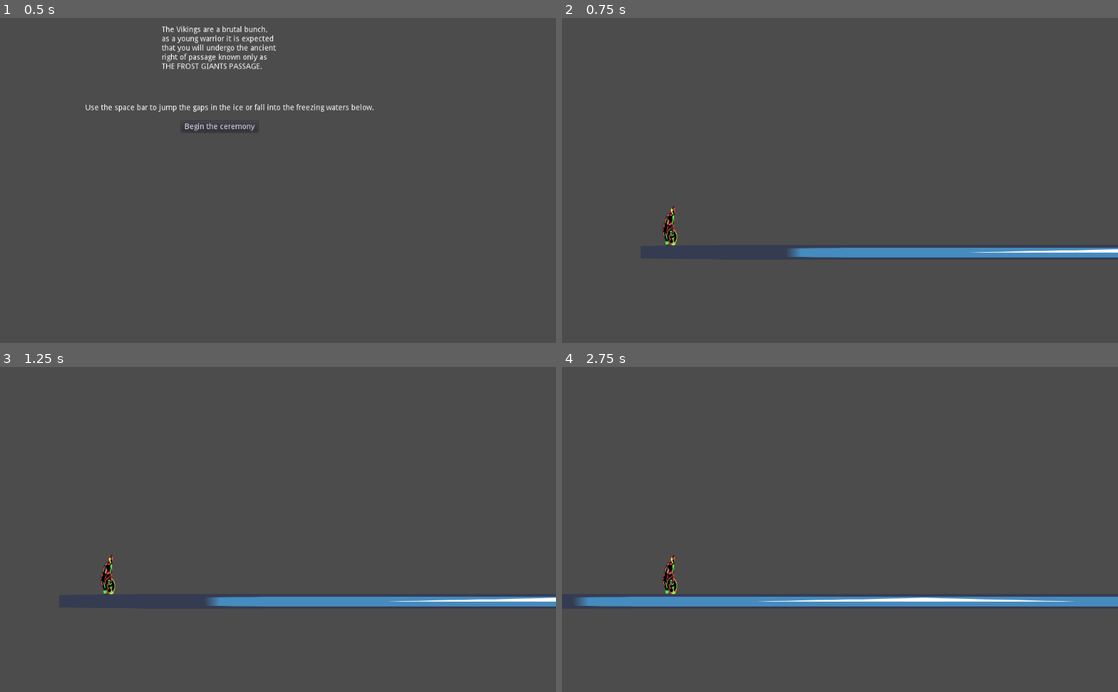
Above: before the commit, frames 1-4 (two rows, left to right).
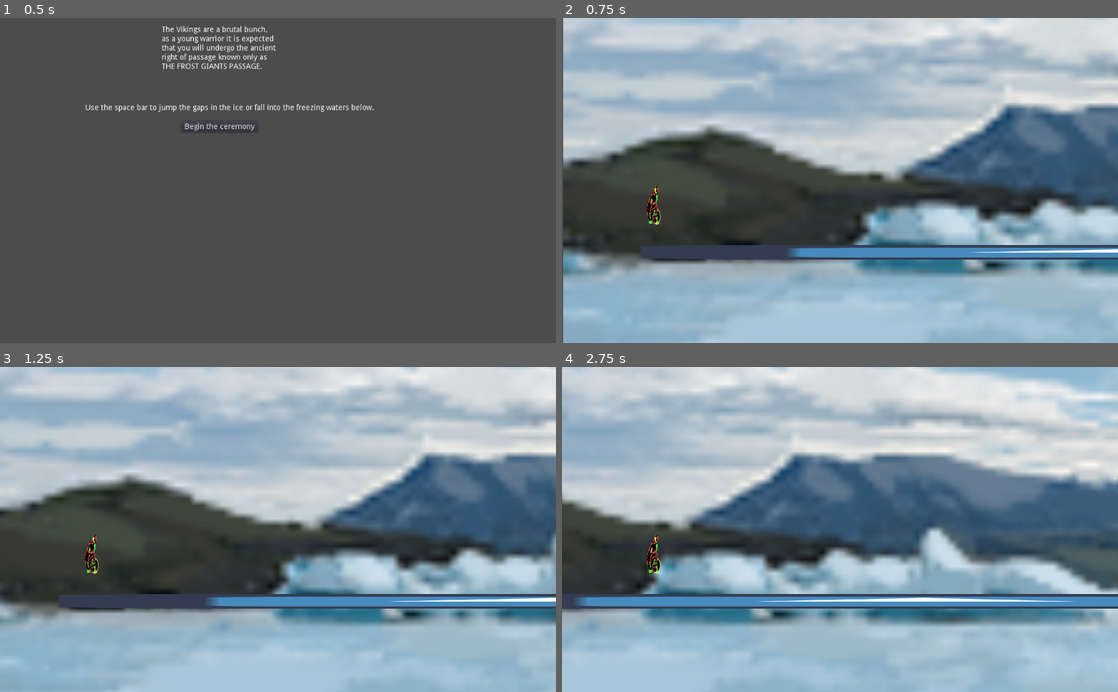
Above: after the commit, the same moments.

Repository: HillTopRhythm/PASSAGE-ECGJ
Game: Godot game, scene res://start screen.tscn
Same seed, same stepped clock (60 frames per second), same inputs: the game is played once before the commit and once after it. The engine's default icon, where the game draws it, is replaced by a stand-in: a white triangle on a blue panel in a dark square.
Inputs:
- Up to frame 1 (0.5 s): no input
- Up to frame 2 (0.75 s): click "Begin the ceremony" at 0.5 s
- Up to frame 3 (1.25 s): no input
- Up to frame 4 (2.75 s): tap Space (jump) at 1.52, 2.27 s

Frame 1 is identical in both runs. In frame 2, 89% of the frame differs, in the area x 0-100%, y 0-100%; in frame 3, 89%; in frame 4, 92%.

Commit message:
added background

Diff:
--- a/Passage/main scene.tscn
+++ b/Passage/main scene.tscn
@@ -1,9 +1,10 @@
-[gd_scene load_steps=16 format=2]
-
-[ext_resource path="res://player.gd" type="Script" id=1]
-[ext_resource path="res://CH_Viking_SS.png" type="Texture" id=2]
-[ext_resource path="res://icon.png" type="Texture" id=3]
-[ext_resource path="res://Area2D.gd" type="Script" id=4]
+[gd_scene load_steps=17 format=2]
+
+[ext_resource path="res://EN_BackGround.png" type="Texture" id=1]
+[ext_resource path="res://player.gd" type="Script" id=2]
+[ext_resource path="res://CH_Viking_SS.png" type="Texture" id=3]
+[ext_resource path="res://icon.png" type="Texture" id=4]
+[ext_resource path="res://Area2D.gd" type="Script" id=5]
 
 [sub_resource type="RectangleShape2D" id=1]
 extents = Vector2( 29.1588, 55.4017 )
@@ -37,6 +38,19 @@
 
 [sub_resource type="Animation" id=11]
 resource_name = "hang time"
+length = 0.3
+tracks/0/type = "value"
+tracks/0/path = NodePath("Sprite:frame")
+tracks/0/interp = 1
+tracks/0/loop_wrap = true
+tracks/0/imported = false
+tracks/0/enabled = true
+tracks/0/keys = {
+"times": PoolRealArray( 0 ),
+"transitions": PoolRealArray( 1 ),
+"update": 1,
+"values": [ 10 ]
+}
 
 [sub_resource type="Animation" id=4]
 resource_name = "run"
@@ -111,9 +125,17 @@
 
 [node name="main scene" type="Node2D"]
 
+[node name="EN_BackGround" type="TextureRect" parent="."]
+margin_left = -252.244
+margin_top = -341.318
+margin_right = -4.24397
+margin_bottom = -279.318
+rect_scale = Vector2( 18.7668, 18.7668 )
+texture = ExtResource( 1 )
+
 [node name="player" type="KinematicBody2D" parent="."]
 position = Vector2( 53.282, 325.603 )
-script = ExtResource( 1 )
+script = ExtResource( 2 )
 __meta__ = {
 "_edit_group_": true
 }
@@ -123,9 +145,9 @@
 shape = SubResource( 1 )
 
 [node name="Sprite" type="Sprite" parent="player"]
-position = Vector2( -14.7847, 15.3678 )
+position = Vector2( -60.2725, -41.7835 )
 scale = Vector2( 1, 1.74719 )
-texture = ExtResource( 2 )
+texture = ExtResource( 3 )
 vframes = 3
 hframes = 4
 frame = 10
@@ -573,8 +595,9 @@
 process_material = SubResource( 10 )
 
 [node name="kill box9" type="Area2D" parent="."]
+editor/display_folded = true
 position = Vector2( 25029.6, 625.725 )
-script = ExtResource( 4 )
+script = ExtResource( 5 )
 __meta__ = {
 "_edit_group_": true
 }
--- a/Passage/player.gd
+++ b/Passage/player.gd
@@ -10,15 +10,16 @@
 func _physics_process(delta):
 	velocity.y += gravity * delta
 	velocity.x += lerp(velocity.x, move_speed * delta, 1)
-	clamp(velocity.x, 0, 2000)
+	clamp(velocity.x, 0, 1000)
 	velocity = move_and_slide(velocity, movement)
 	if is_on_floor():
 		$AnimationPlayer.play("run")
-	else:
-		$AnimationPlayer.play("hang time")
-
 
 func _input(event):
 	if event.is_action_pressed("jump") && is_on_floor():
 		velocity.y = jump_power
 		$AnimationPlayer.play("Jump-anim")
+
+func is_falling():
+	$AnimationPlayer.play("hang time")
+	print("fook")
Binary file added: Passage/EN_BackGround.png
Not shown, added: Passage/EN_BackGround.png.import
Not shown: 19 places in Passage/main scene.tscn that only renumber resources
